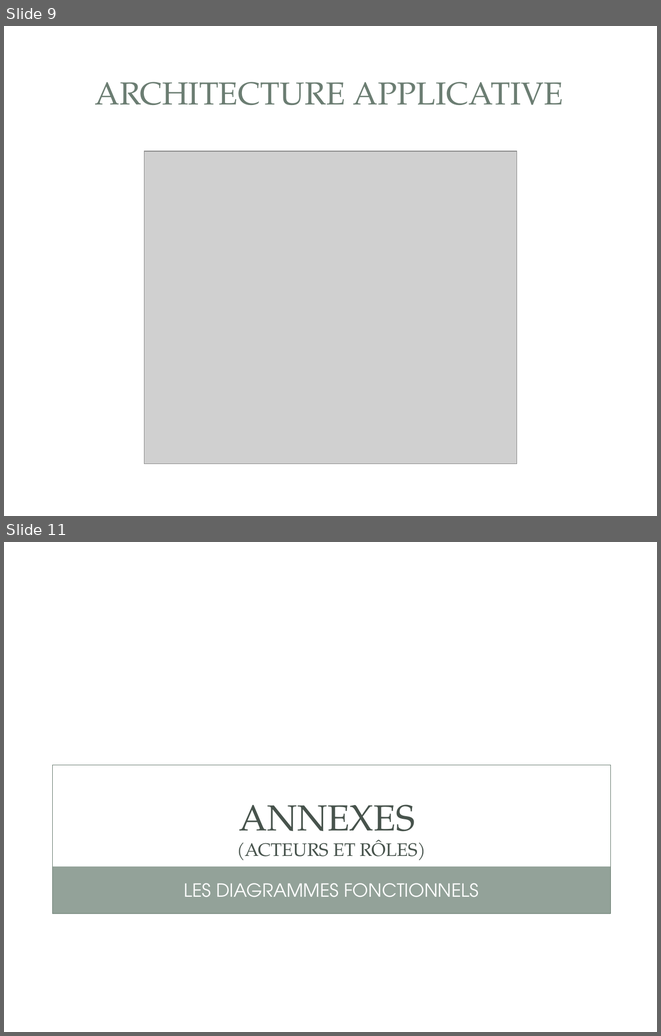
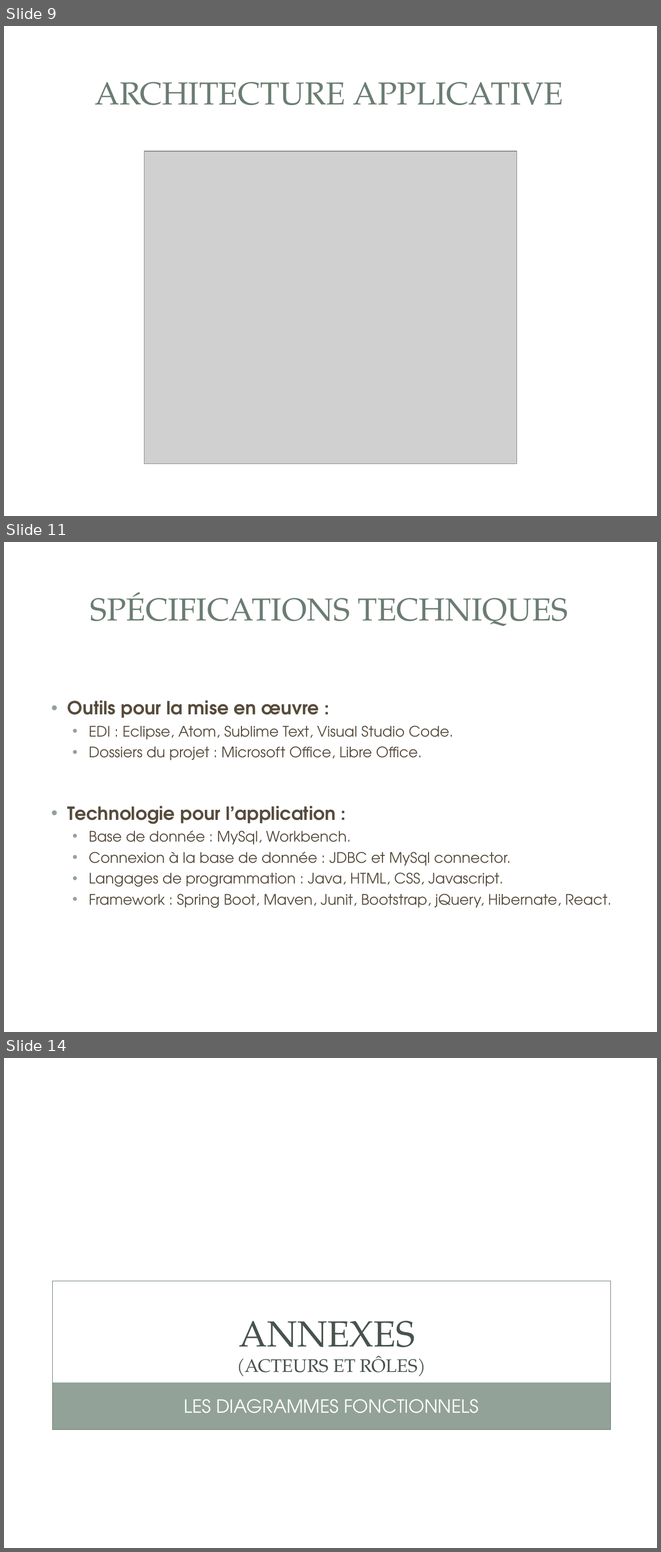
Before and after one commit to gestionsAbsences/gestionAbsences, a slide deck: Projet/Projet de fin de fomation - Fred.ppt. Shown one above the other, each under a label of ours: slides 9 and 11 before the commit, slides 9, 11 and 14 after it; the slides between them are not shown. The pictures are 661x1036 and 661x1552 pixels, drawn with LibreOffice and Linux fonts; fonts in the diff are those of the drawing; grey boxes stand for pictures; background and template pictures are left out. Boxes give left, top, right and bottom in pixels: in the first picture for what was removed or moved away, otherwise in the second. Text is boxed around its words. In the diff, an @@ line names an element or a change of style, - is before the commit and + after.

```diff
--- a/Projet/Projet de fin de fomation - Fred.ppt
+++ b/Projet/Projet de fin de fomation - Fred.ppt
@@ slide 11 added at (4, 542, 657, 1032), background picture (left out); not listed: 2 template elements that a slide beside it also shows @@
@@ title added at (90, 592, 568, 626), 35 pt, text #6B7D72 @@
+SPÉCIFICATIONS TECHNIQUES
@@ text added at (68, 700, 611, 908), 16 pt, text #564B3C @@
+• Outils pour la mise en œuvre :
+  • EDI : Eclipse, Atom, Sublime Text, Visual Studio Code.
+  • Dossiers du projet : Microsoft Office, Libre Office.
+• Technologie pour l’application :
+  • Base de donnée : MySql, Workbench.
+  • Connexion à la base de donnée : JDBC et MySql connector.
+  • Langages de programmation : Java, HTML, CSS, Javascript.
+  • Framework : Spring Boot, Maven, Junit, Bootstrap, jQuery, Hibernate, React.
@@ what was slide 11 is now slide 14 @@
```
Also in this commit, not shown: 3 other slides added, 1 slide removed, 5 other files.
